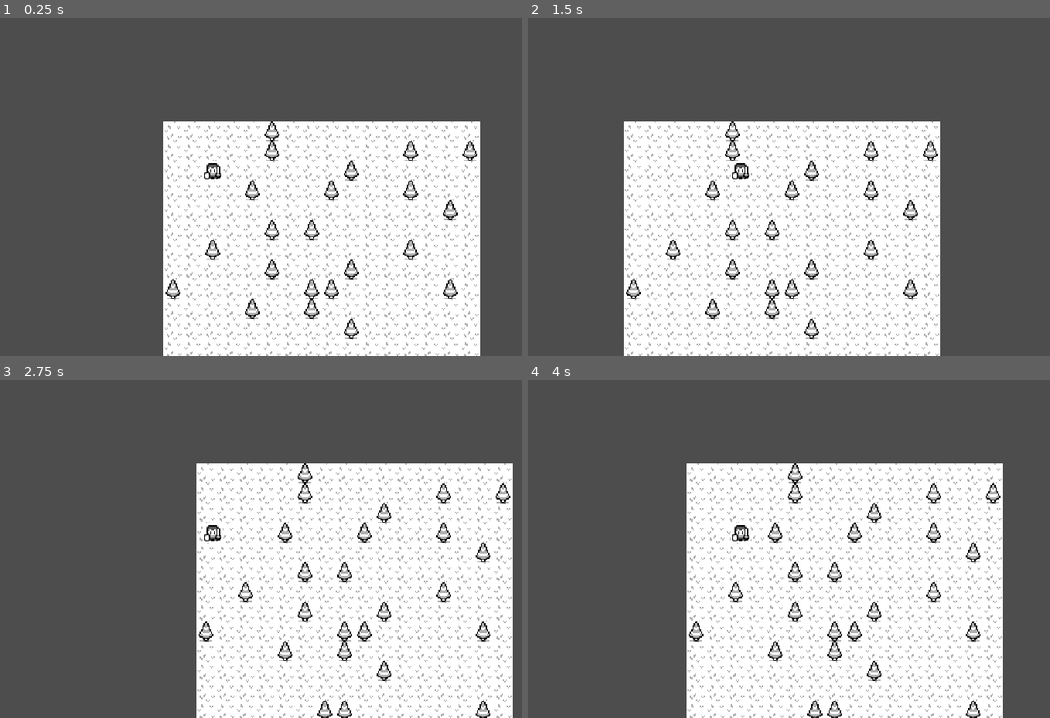
Above: before the commit, frames 1-4 (two rows, left to right).
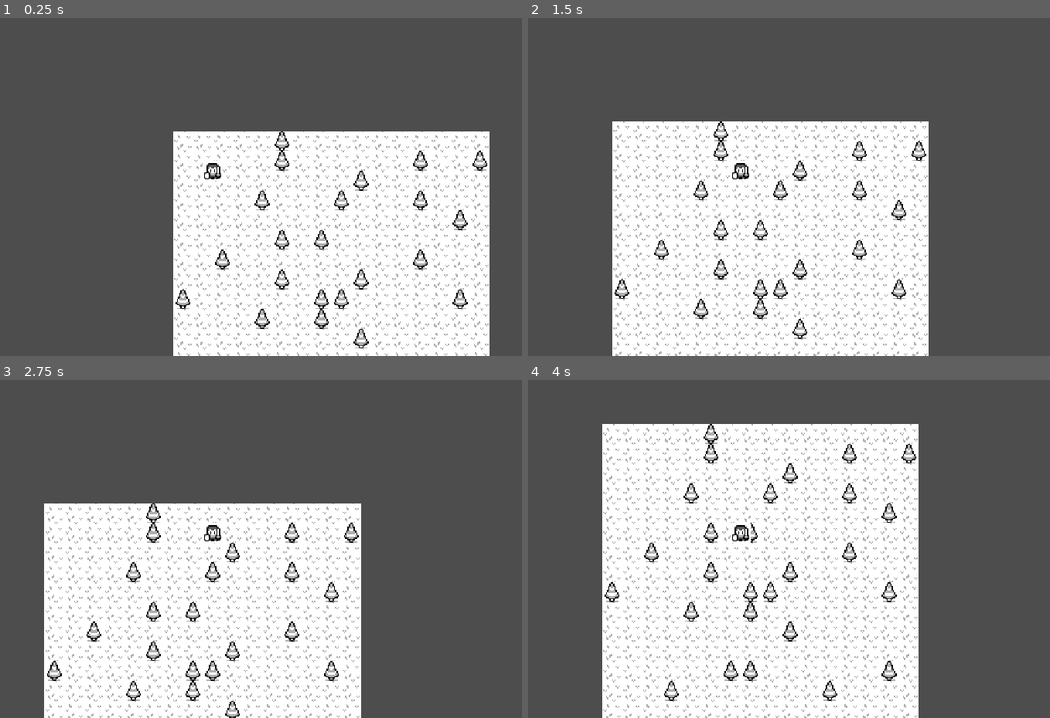
Above: after the commit, the same moments.

Repository: achu94/FinalFantasyLike
Game: Godot game, scene res://debug/scenes/d_main.tscn
Same seed, same stepped clock (60 frames per second), same inputs: the game is played once before the commit and once after it. This scene is started directly instead of the project's main scene.
Inputs (mouse positions are in pixels of both pictures, inside the frame that each line leads up to):
- Up to frame 1 (0.25 s): no input
- Up to frame 2 (1.5 s): tap Enter at 0.5 s; move the mouse to (877, 153) at 0.52 s; press the mouse at (877, 153) at 0.53 s; move the mouse to (616, 190) at 1.27 s; release the mouse at (616, 190) at 1.28 s; click (616, 190) at 1.35 s
- Up to frame 3 (2.75 s): move the mouse to (276, 450) at 2.02 s; press the mouse at (276, 450) at 2.03 s
- Up to frame 4 (4 s): move the mouse to (710, 606) at 2.77 s; release the mouse at (710, 606) at 2.78 s; click (710, 606) at 2.85 s; move the mouse to (924, 589) at 3.52 s; press the mouse at (924, 589) at 3.53 s

The runs differ from the first frame. In frame 1, 12% of the frame differs, in the area x 31-94%, y 30-100%; in frame 2, 11%; in frame 3, 48%, in the area x 8-99%, y 24-100%; in frame 4, 39%.

Commit message:
actor default position fixed.

Diff:
--- a/debug/scenes/actor.tscn
+++ b/debug/scenes/actor.tscn
@@ -8,8 +8,10 @@
 region = Rect2(0, 112, 16, 16)
 
 [node name="Actor" type="Node2D"]
-position = Vector2(8, 8)
 script = ExtResource("1_r48tr")
+speed = null
+grid_cell_size_x = null
+grid_cell_size_y = null
 
 [node name="Sprite2D" type="Sprite2D" parent="."]
 texture = SubResource("AtlasTexture_bjfot")
